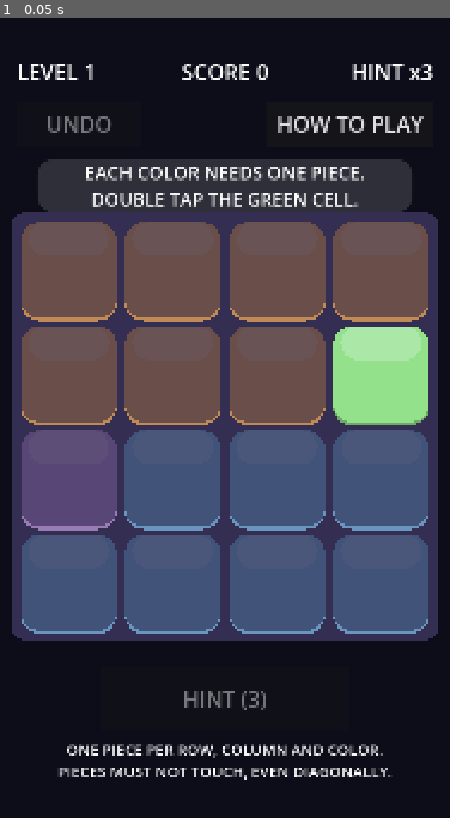
Above: before the commit, frame 1.
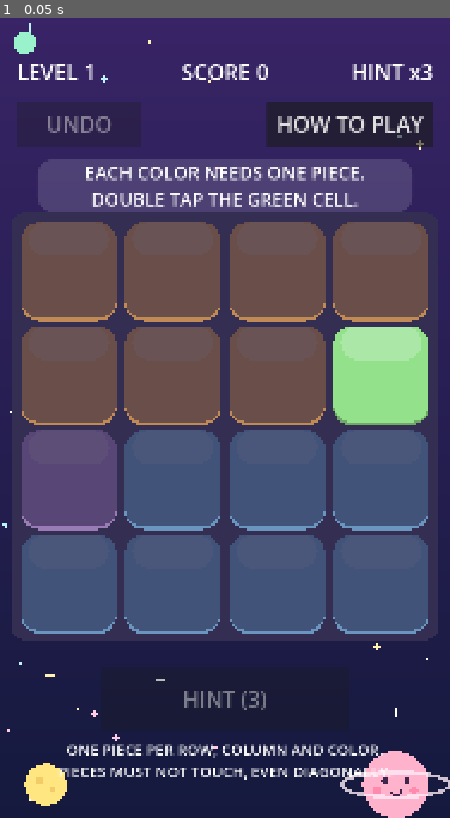
Above: after the commit, the same moment.

Repository: hidekig1001-cell/invader-radar
Game: Godot game, scene res://scenes/app.tscn
Two runs of this game, one before a commit and one after it. Both use one fixed random seed, a clock stepped at 60 frames per second and the inputs below.
Inputs:
- Up to frame 1 (0.05 s): no input

The runs differ from the first frame. In frame 1, 47% of the frame differs, in the area x 0-100%, y 0-100%.

Commit message:
CR-1024: 可愛い宇宙の背景を描く
improve runner が生成（実装: qwen3.8-flashnext-strata-pc2、テスト: qwen3.8-flashnext-strata-pc2）。run: 20261011-1826-CR-1024

Diff:
--- a/scenes/main.gd
+++ b/scenes/main.gd
@@ -8,6 +8,7 @@
 const InputMapper = preload("res://scenes/input_mapper.gd")
 const RulesLabelScript = preload("res://scenes/rules_label.gd")
 const Tutorial = preload("res://game/tutorial.gd")
+const SpaceBg = preload("res://scenes/space_bg.gd")
 
 const HELP_TEXT := "TAP: X   DOUBLE TAP: PIECE   SWIPE: X"
 const CLEARED_TEXT := "LEVEL CLEARED!  TAP FOR NEXT"
@@ -18,6 +19,7 @@
 var rules_label: Label = null
 var tutorial = null
 var start_with_tutorial: bool = false
+var space_bg = null
 
 @onready var board_view = $BoardView
 @onready var hud = $Ui/Hud
@@ -25,6 +27,10 @@
 
 
 func _ready() -> void:
+	space_bg = SpaceBg.new()
+	add_child(space_bg)
+	move_child(space_bg, 0)
+
 	if session == null:
 		session = Session.new()
 	board_view.session = session
--- /dev/null
+++ b/scenes/space_bg.gd
@@ -0,0 +1,141 @@
+extends Node2D
+
+const STAR_COLORS = [
+	Color(1, 1, 1),
+	Color(1.0, 0.80, 0.90),
+	Color(1.0, 0.95, 0.70),
+	Color(0.75, 0.95, 1.0)
+]
+
+func sky_colors() -> Array:
+	return [Color(0.22, 0.14, 0.40), Color(0.08, 0.10, 0.24)]
+
+func star_list(seed_value: int, count: int) -> Array:
+	var rng = RandomNumberGenerator.new()
+	rng.seed = seed_value
+	var stars = []
+	for i in range(count):
+		var x = rng.randf_range(0.0, 1080.0)
+		var y = rng.randf_range(0.0, 1920.0)
+		var size = rng.randi_range(3, 7)
+		stars.append({
+			"pos": Vector2(x, y),
+			"size": size,
+			"color": STAR_COLORS[i % 4]
+		})
+	return stars
+
+func planet_list() -> Array:
+	return [
+		{
+			"pos": Vector2(950, 1840),
+			"radius": 80.0,
+			"color": Color(1.0, 0.70, 0.80)
+		},
+		{
+			"pos": Vector2(110, 1840),
+			"radius": 50.0,
+			"color": Color(1.0, 0.90, 0.50)
+		},
+		{
+			"pos": Vector2(60, 60),
+			"radius": 26.0,
+			"color": Color(0.60, 0.95, 0.80)
+		}
+	]
+
+func _draw() -> void:
+	var colors = sky_colors()
+	var top_color = colors[0]
+	var bottom_color = colors[1]
+
+	# Draw sky gradient using draw_polygon with 4 corners
+	var points = [
+		Vector2(0, 0),
+		Vector2(1080, 0),
+		Vector2(1080, 1920),
+		Vector2(0, 1920)
+	]
+	var point_colors = [top_color, top_color, bottom_color, bottom_color]
+	draw_polygon(points, point_colors)
+
+	# Draw stars
+	var stars = star_list(20261011, 60)
+	for s in stars:
+		var pos = s["pos"]
+		var size = s["size"]
+		var color = s["color"]
+
+		# Vertical thin rectangle
+		var v_width = size * 0.4
+		var v_height = size * 3.0
+		var v_points = [
+			pos + Vector2(-v_width / 2.0, -v_height / 2.0),
+			pos + Vector2(v_width / 2.0, -v_height / 2.0),
+			pos + Vector2(v_width / 2.0, v_height / 2.0),
+			pos + Vector2(-v_width / 2.0, v_height / 2.0)
+		]
+		draw_polygon(v_points, [color, color, color, color])
+
+		# Horizontal thin rectangle
+		var h_width = size * 3.0
+		var h_height = size * 0.4
+		var h_points = [
+			pos + Vector2(-h_width / 2.0, -h_height / 2.0),
+			pos + Vector2(h_width / 2.0, -h_height / 2.0),
+			pos + Vector2(h_width / 2.0, h_height / 2.0),
+			pos + Vector2(-h_width / 2.0, h_height / 2.0)
+		]
+		draw_polygon(h_points, [color, color, color, color])
+
+		# Center circle
+		draw_circle(pos, size * 0.6, color)
+
+	# Draw planets
+	var planets = planet_list()
+	for p in planets:
+		var pos = p["pos"]
+		var radius = p["radius"]
+		var color = p["color"]
+
+		# Planet body
+		draw_circle(pos, radius, color)
+
+		# Specific decorations for the first planet (pink one with ring and face)
+		if p == planets[0]:
+			# Ring: Ellipse outline
+			var ring_color = Color(1.0, 0.92, 0.96, 0.8)
+			var ring_width = 130.0
+			var ring_height = 30.0
+			var ring_points = []
+			for i in range(32):
+				var angle = (float(i) / 32.0) * TAU
+				var x = pos.x + cos(angle) * ring_width
+				var y = pos.y + sin(angle) * ring_height
+				ring_points.append(Vector2(x, y))
+			# Draw closed loop for the ellipse
+			for i in range(32):
+				draw_line(ring_points[i], ring_points[(i + 1) % 32], ring_color, 8.0)
+
+			# Face details
+			var eye_color = Color(0.25, 0.15, 0.30)
+			var cheek_color = Color(1.0, 0.50, 0.65, 0.8)
+
+			# Eyes
+			draw_circle(pos + Vector2(-26, -10), 8.0, eye_color)
+			draw_circle(pos + Vector2(26, -10), 8.0, eye_color)
+
+			# Cheeks
+			draw_circle(pos + Vector2(-44, 14), 10.0, cheek_color)
+			draw_circle(pos + Vector2(44, 14), 10.0, cheek_color)
+
+			# Mouth (Arc)
+			var mouth_center = pos + Vector2(0, 12)
+			var mouth_radius = 14.0
+			draw_arc(mouth_center, mouth_radius, 0.0, PI, 16, eye_color, 5.0)
+
+		elif p == planets[1]:
+			# Yellow planet patterns
+			var pattern_color = Color(0.95, 0.80, 0.40)
+			draw_circle(pos + Vector2(-14, -10), 10.0, pattern_color)
+			draw_circle(pos + Vector2(16, 12), 7.0, pattern_color)
--- /dev/null
+++ b/test/cr/test_cr_1024.gd
@@ -0,0 +1,67 @@
+extends GutTest
+
+const SpaceBg = preload("res://scenes/space_bg.gd")
+const MainScene = preload("res://scenes/main.tscn")
+
+
+func test_sky_colors() -> void:
+	## CHECK: 1
+	var b = autofree(SpaceBg.new())
+	var colors = b.sky_colors()
+	assert_eq(colors.size(), 2)
+	assert_true(colors[0].is_equal_approx(Color(0.22, 0.14, 0.40)))
+	assert_true(colors[1].is_equal_approx(Color(0.08, 0.10, 0.24)))
+
+
+func test_star_list_properties() -> void:
+	## CHECK: 2
+	var b = autofree(SpaceBg.new())
+	var stars = b.star_list(20261011, 60)
+	assert_eq(stars.size(), 60)
+	for s in stars:
+		assert_true(s["pos"].x >= 0.0 and s["pos"].x <= 1080.0)
+		assert_true(s["pos"].y >= 0.0 and s["pos"].y <= 1920.0)
+		assert_true(s["size"] >= 3 and s["size"] <= 7)
+	assert_true(stars[0]["color"].is_equal_approx(Color(1, 1, 1)))
+	assert_true(stars[1]["color"].is_equal_approx(Color(1.0, 0.80, 0.90)))
+	assert_true(stars[2]["color"].is_equal_approx(Color(1.0, 0.95, 0.70)))
+	assert_true(stars[3]["color"].is_equal_approx(Color(0.75, 0.95, 1.0)))
+	assert_true(stars[4]["color"].is_equal_approx(Color(1, 1, 1)))
+
+
+func test_star_list_determinism_and_seed() -> void:
+	## CHECK: 3
+	var b = autofree(SpaceBg.new())
+	var stars1 = b.star_list(20261011, 60)
+	var stars2 = b.star_list(20261011, 60)
+	assert_eq(stars1.size(), 60)
+	assert_eq(stars2.size(), 60)
+	for i in range(60):
+		assert_true(stars1[i]["pos"].is_equal_approx(stars2[i]["pos"]))
+	var stars3 = b.star_list(7, 60)
+	assert_false(stars1[0]["pos"].is_equal_approx(stars3[0]["pos"]))
+
+
+func test_planet_list() -> void:
+	## CHECK: 4
+	var b = autofree(SpaceBg.new())
+	var planets = b.planet_list()
+	assert_eq(planets.size(), 3)
+	assert_true(planets[0]["pos"].is_equal_approx(Vector2(950, 1840)))
+	assert_almost_eq(planets[0]["radius"], 80.0, 0.0001)
+	assert_true(planets[0]["color"].is_equal_approx(Color(1.0, 0.70, 0.80)))
+	assert_true(planets[1]["pos"].is_equal_approx(Vector2(110, 1840)))
+	assert_almost_eq(planets[1]["radius"], 50.0, 0.0001)
+	assert_true(planets[1]["color"].is_equal_approx(Color(1.0, 0.90, 0.50)))
+	assert_true(planets[2]["pos"].is_equal_approx(Vector2(60, 60)))
+	assert_almost_eq(planets[2]["radius"], 26.0, 0.0001)
+	assert_true(planets[2]["color"].is_equal_approx(Color(0.60, 0.95, 0.80)))
+
+
+func test_main_scene_has_space_bg() -> void:
+	## CHECK: 5
+	var m = MainScene.instantiate()
+	add_child_autofree(m)
+	await wait_frames(2)
+	assert_not_null(m.space_bg)
+	assert_eq(m.get_child(0), m.space_bg)
